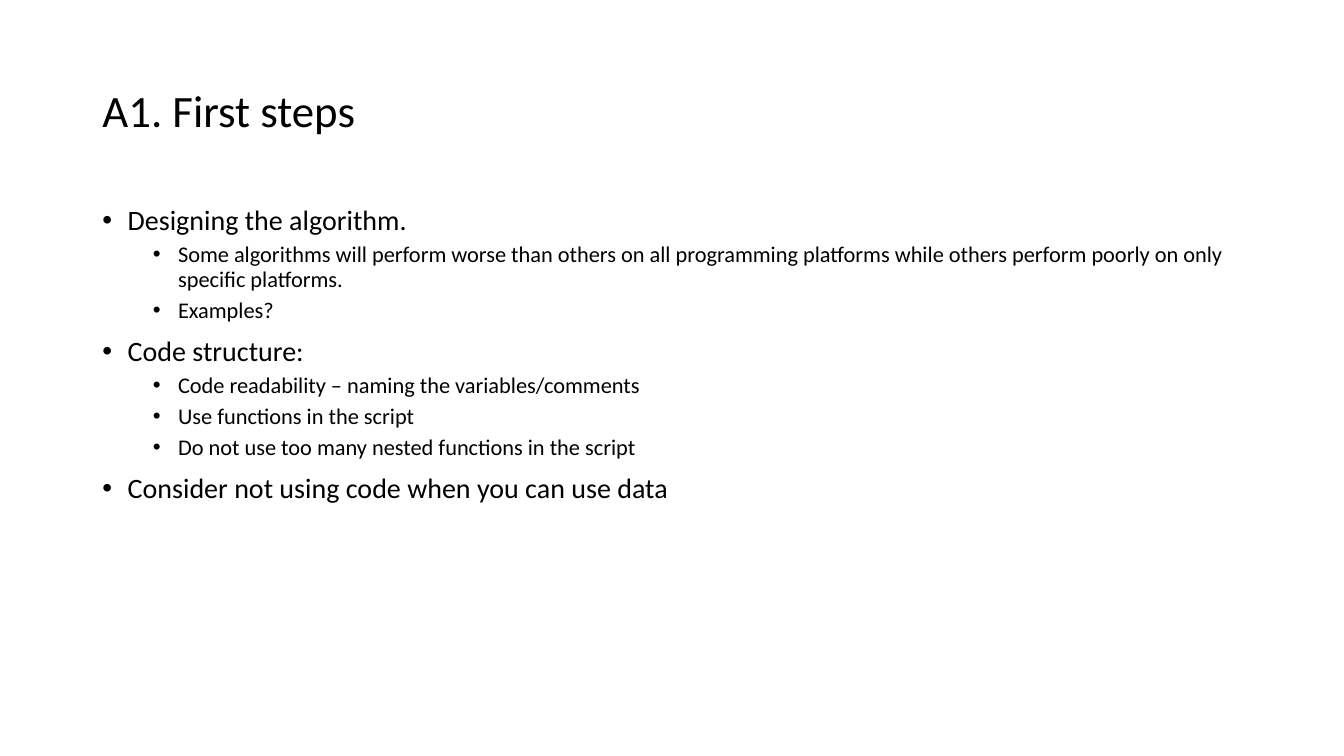
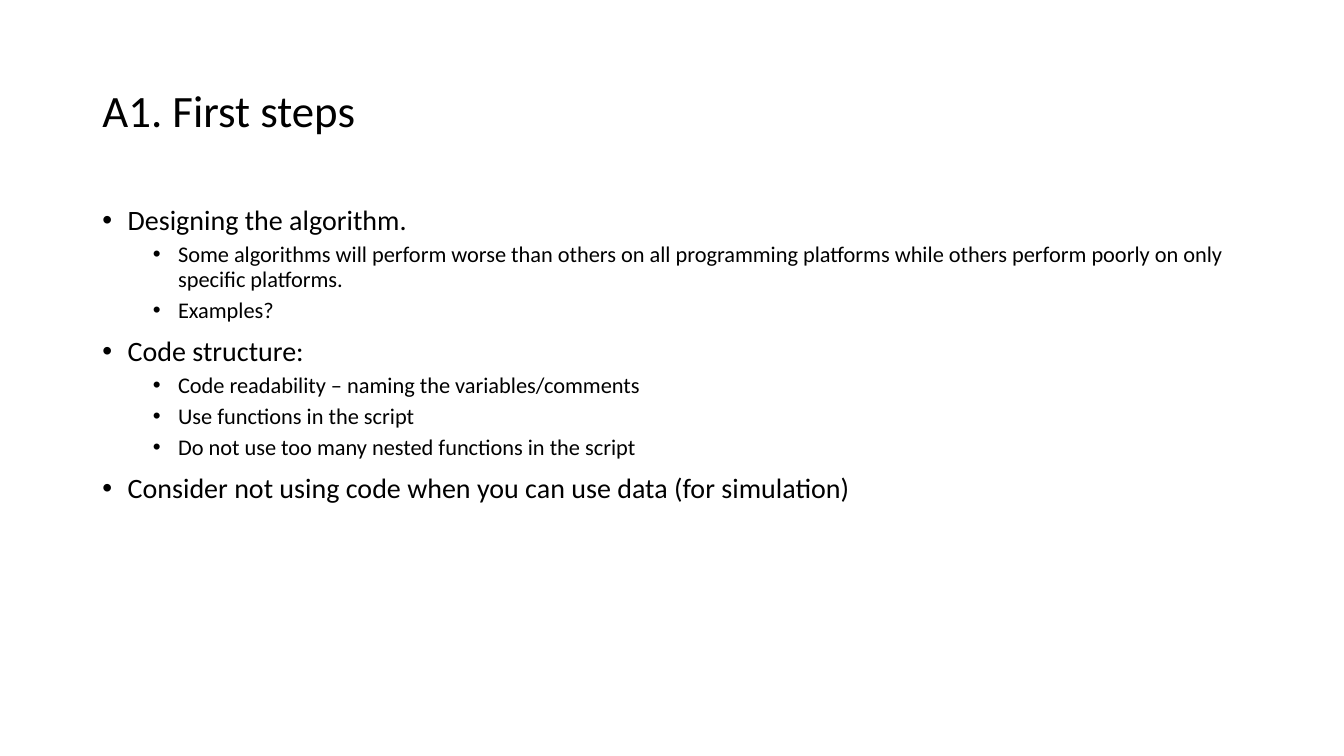
Before and after one commit to viveksgr/MATLAB_workshop, a slide deck: slide 4 of Advanced MATLAB Workshop.pptx. Drawn at 1344x756 pixels with LibreOffice and Linux fonts; fonts in the diff are those of the drawing. Boxes give left, top, right and bottom in pixels: in the first picture for what was removed or moved away, otherwise in the second. Text is boxed around its words. In the diff, an @@ line names an element or a change of style, - is before the commit and + after.

```diff
--- a/Advanced MATLAB Workshop.pptx
+++ b/Advanced MATLAB Workshop.pptx
@@ text at [128, 477, 849, 503]: text changed @@
-• Consider not using code when you can use data
+• Consider not using code when you can use data (for simulation)
```
Also in this commit, not shown: 4 other slides changed, 5 slides added, 7 other files.
